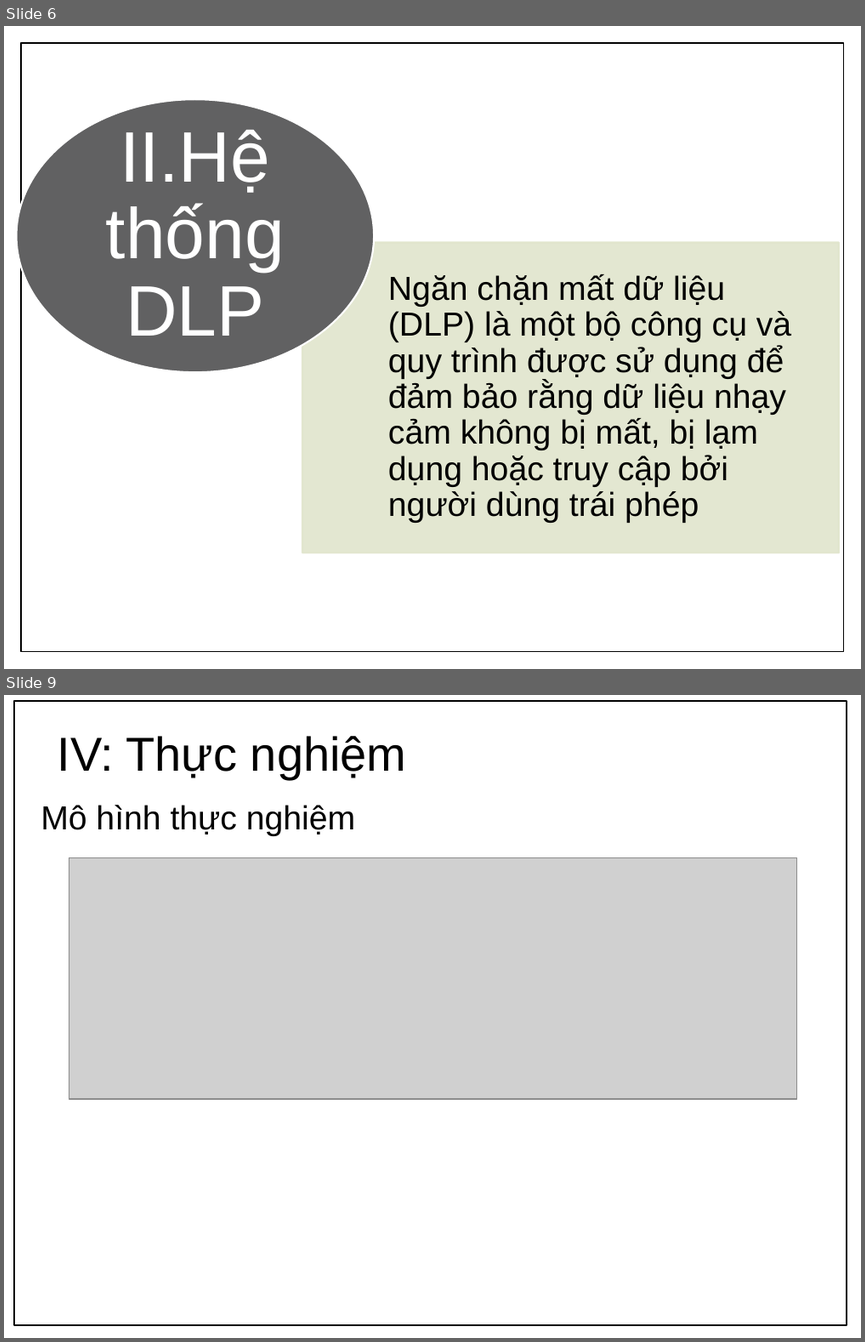
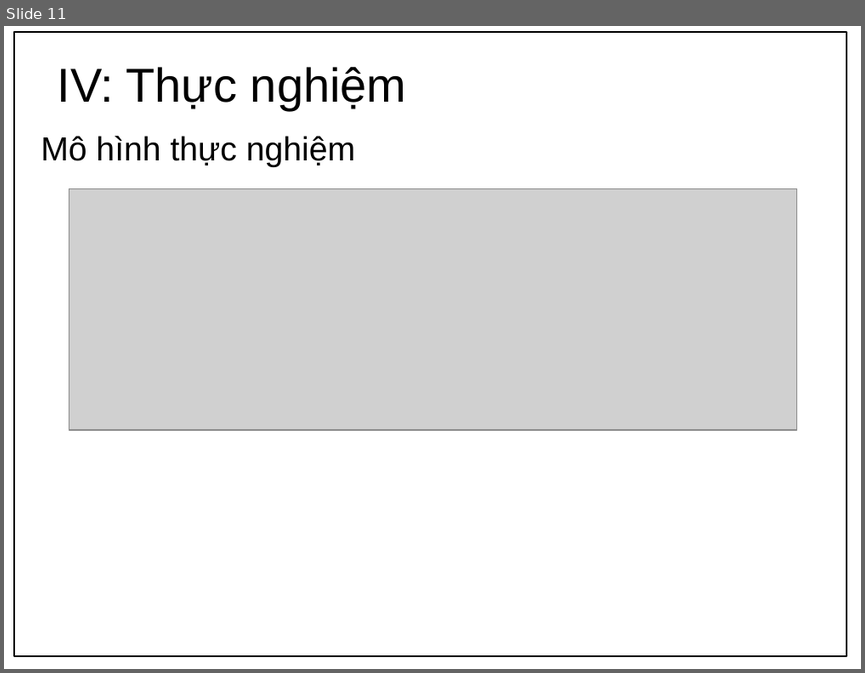
Before and after one commit to apkadmin/doan, a slide deck: Kỹ-thuật-khai-thác-giao-thức-Network-Time.pptx. Shown one above the other, each under a label of ours: slides 6 and 9 before the commit, slide 11 after it; the slides between them are not shown. The pictures are 865x1342 and 865x673 pixels, drawn with LibreOffice and Linux fonts; fonts in the diff are those of the drawing; grey boxes stand for pictures; background and template pictures are left out. Boxes give left, top, right and bottom in pixels: in the first picture for what was removed or moved away, otherwise in the second. Text is boxed around its words. In the diff, an @@ line names an element or a change of style, - is before the commit and + after.

```diff
--- a/Kỹ-thuật-khai-thác-giao-thức-Network-Time.pptx
+++ b/Kỹ-thuật-khai-thác-giao-thức-Network-Time.pptx
@@ slide 6 removed at (4, 26, 861, 669), background #FFFFFF @@
@@ rectangle removed at (21, 43, 844, 652) @@
@@ group removed at (16, 100, 839, 552): 2 texts, 1 rectangle, 1 ellipse @@
-Ngăn chặn mất dữ liệu (DLP) là một bộ công cụ và quy trình được sử dụng để đảm bảo rằng dữ liệu nhạy cảm không bị mất, bị lạm dụng hoặc truy cập bởi người dùng trái phép
-II.Hệ thống DLP
@@ what was slide 9 is now slide 11 @@
```
Also in this commit, not shown: 6 slides changed, 4 slides added, 1 other slide removed, 39 other files.
